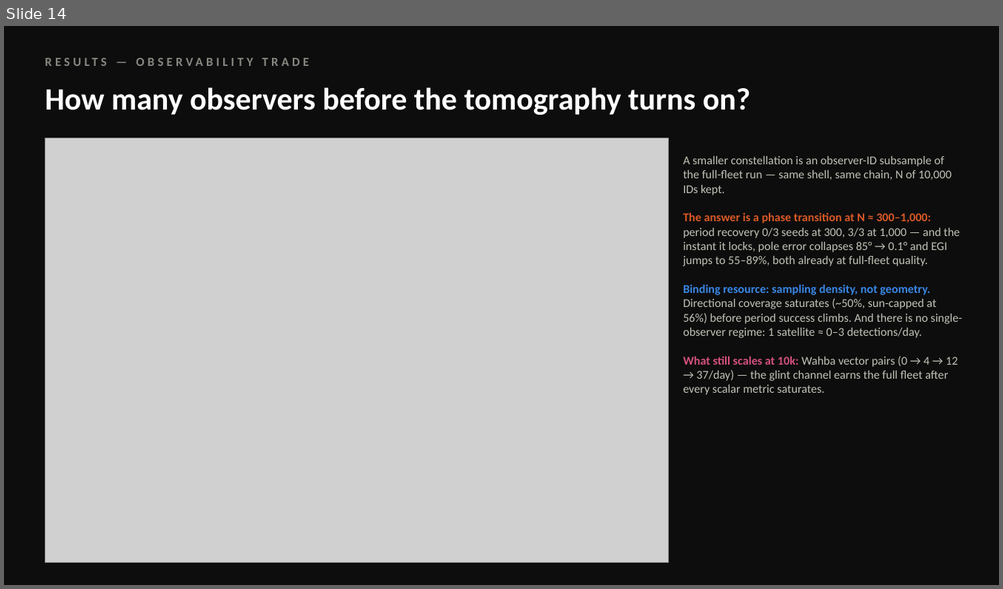
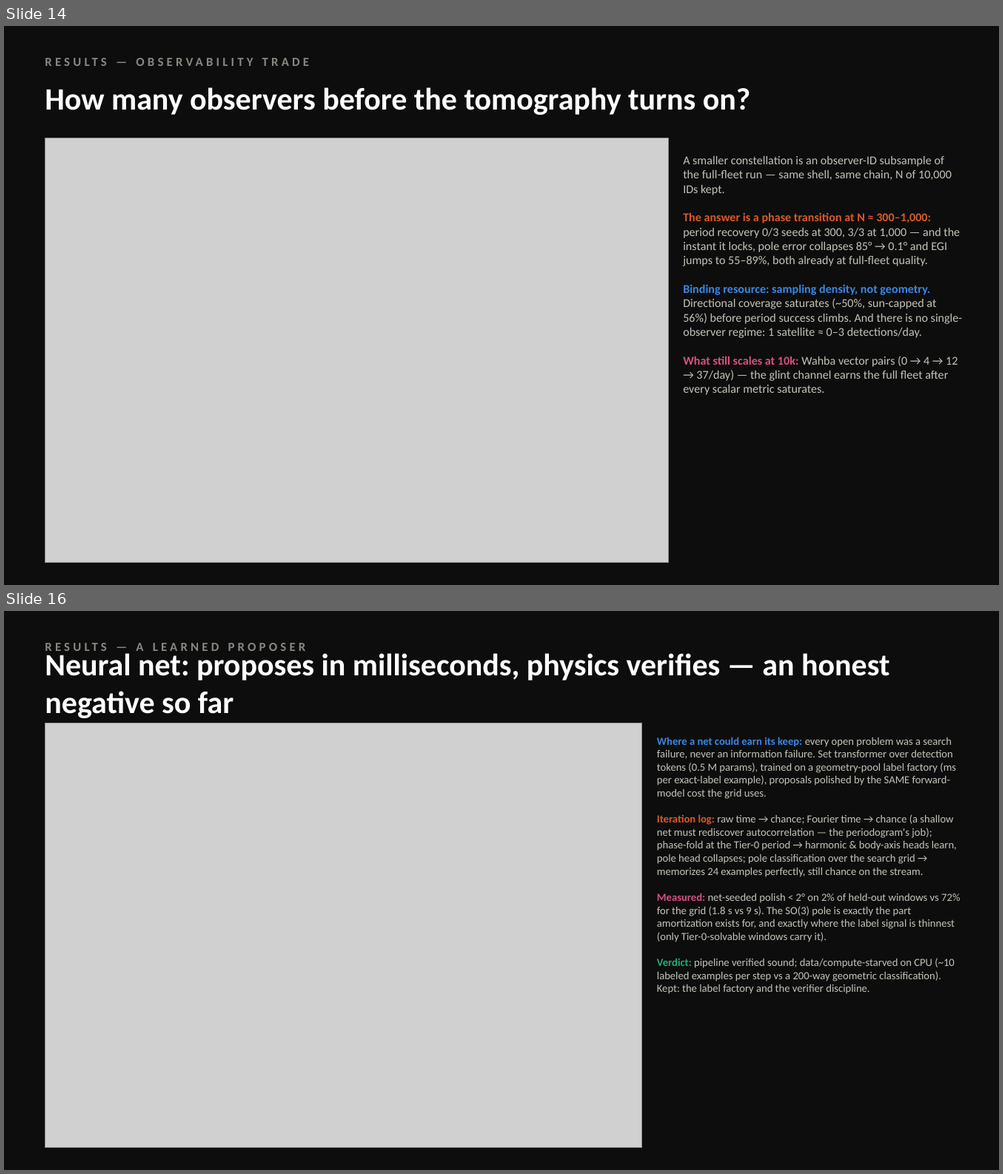
Before and after one commit to nikkelj/photometry, a slide deck: docs/photometry_briefing.pptx. Shown one above the other, each under a label of ours: slide 14 before the commit, slides 14 and 16 after it; the slides between them are not shown. The pictures are 1003x589 and 1003x1174 pixels, drawn with LibreOffice and Linux fonts; fonts in the diff are those of the drawing; grey boxes stand for pictures. Boxes give left, top, right and bottom in pixels: in the first picture for what was removed or moved away, otherwise in the second. Text is boxed around its words. In the diff, an @@ line names an element or a change of style, - is before the commit and + after.

```diff
--- a/docs/photometry_briefing.pptx
+++ b/docs/photometry_briefing.pptx
@@ slide 16 added at (4, 611, 999, 1170), background #0D0D0D @@
@@ text added at (45, 650, 889, 718), 30 pt, text #FFFFFF, bold @@
+Neural net: proposes in milliseconds, physics verifies — an honest negative so far
@@ text added at (136, 643, 143, 651), 12 pt, text #898781, bold @@
+RESULTS — A LEARNED PROPOSER
@@ picture added at (45, 723, 642, 1148) @@
@@ text added at (657, 737, 959, 994), 10.5 pt, text #C3C2B7 @@
+Where a net could earn its keep: every open problem was a search failure, never an information failure. Set transformer over detection tokens (0.5 M params), trained on a geometry-pool label factory (ms per exact-label example), proposals polished by the SAME forward-model cost the grid uses.
+Iteration log: raw time → chance; Fourier time → chance (a shallow net must rediscover autocorrelation — the periodogram's job); phase-fold at the Tier-0 period → harmonic & body-axis heads learn, pole head collapses; pole classification over the search grid → memorizes 24 examples perfectly, still chance on the stream.
+Measured: net-seeded polish < 2° on 2% of held-out windows vs 72% for the grid (1.8 s vs 9 s). The SO(3) pole is exactly the part amortization exists for, and exactly where the label signal is thinnest (only Tier-0-solvable windows carry it).
+Verdict: pipeline verified sound; data/compute-starved on CPU (~10 labeled examples per step vs a 200-way geometric classification). Kept: the label factory and the verifier discipline.
```
Also in this commit, not shown: 2 other files.
